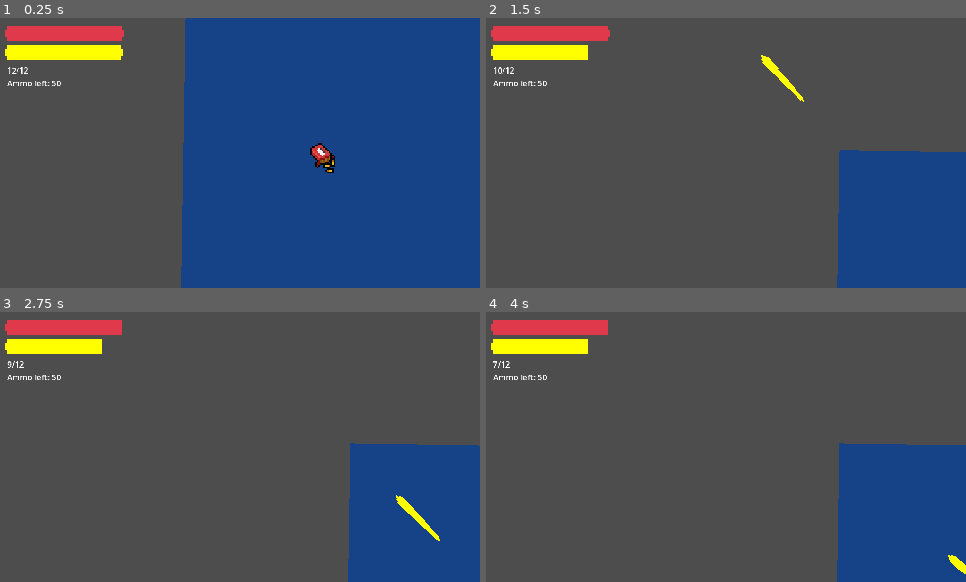
Above: before the commit, frames 1-4 (two rows, left to right).
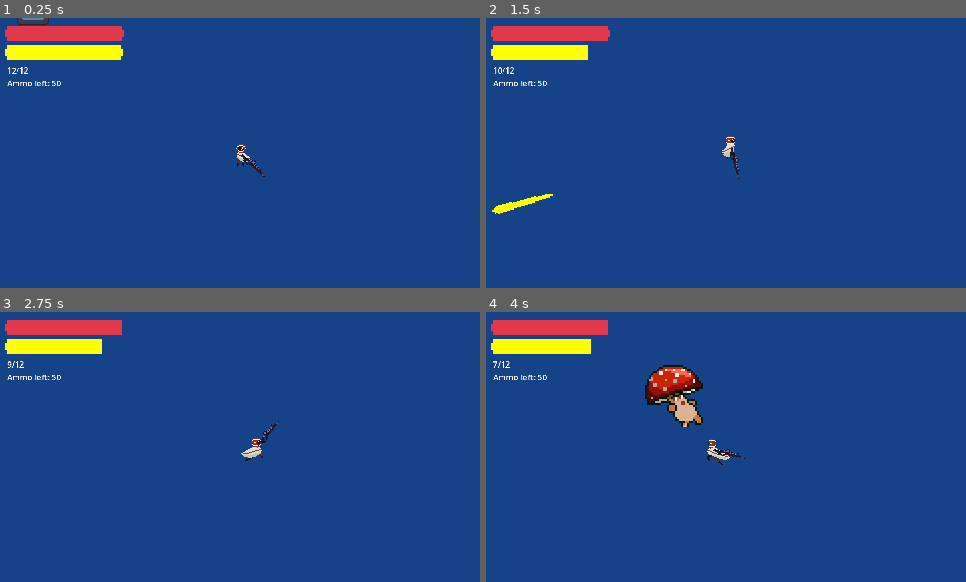
Above: after the commit, the same moments.

Repository: MettallicOnyx/Boss-Rush-Jam-Project
Game: Godot game, scene res://scenes/boss_rush_jam.tscn
Same seed, same stepped clock (60 frames per second), same inputs: the game is played once before the commit and once after it. The engine's default icon, where the game draws it, is replaced by a stand-in: a white triangle on a blue panel in a dark square.
Inputs (mouse positions are in pixels of both pictures, inside the frame that each line leads up to):
- Up to frame 1 (0.25 s): no input
- Up to frame 2 (1.5 s): tap Enter (ui_accept) at 0.5, 0.77 s; move the mouse to (831, 139) at 0.52 s; hold D (right) 0.53-1.25 s; tap Shift (dash) at 0.6 s; click (831, 139) at 0.8 s; drag from (630, 166) to (932, 242) at 1.27 s
- Up to frame 3 (2.75 s): move the mouse to (288, 387) at 2.02 s; hold D (right) from 2.03 s (still down); tap E (ability) at 2.1 s; click (288, 387) at 2.3 s
- Up to frame 4 (4 s): release D (right) at 2.75 s; drag from (702, 501) to (582, 406) at 2.77 s; move the mouse to (870, 487) at 3.52 s; hold A (left) from 3.53 s (still down); click (870, 487) at 3.6 s; tap Enter (ui_accept) at 3.77 s

The runs differ from the first frame. In frame 1, 36% of the frame differs, in the area x 0-70%, y 0-100%; in frame 2, 84%; in frame 3, 84%; in frame 4, 84%, in the area x 0-100%, y 0-100%.

Commit message:
Setting and Stamina

Diff:
--- a/scenes/boss_rush_jam.tscn
+++ b/scenes/boss_rush_jam.tscn
@@ -6,7 +6,6 @@
 [ext_resource type="PackedScene" uid="uid://c8a50jhlgwtxg" path="res://scenes/UI/stamina_bar.tscn" id="2_eo5pw"]
 [ext_resource type="Texture2D" uid="uid://cayll74qwdeg6" path="res://assets/Tilesets/Tileset1.png" id="2_jxsl0"]
 [ext_resource type="PackedScene" uid="uid://dvi7vjtya3my1" path="res://scenes/UI/settings.tscn" id="3_qxcin"]
-[ext_resource type="Script" path="res://scripts/UI/main_camera.gd" id="4_xtxtq"]
 [ext_resource type="PackedScene" uid="uid://bjjn8eh74vu41" path="res://scenes/enemies/test_dummy.tscn" id="5_b4dyp"]
 [ext_resource type="PackedScene" uid="uid://b30ogcnmvfv77" path="res://scenes/items/ammo_pickup.tscn" id="9_imqat"]
 [ext_resource type="Script" path="res://scripts/components/projectile_spawner.gd" id="9_tqdtp"]
@@ -82,12 +81,11 @@
 offset_top = 37.0
 offset_bottom = 101.0
 
-[node name="Ammo_label" parent="CanvasLayer" node_paths=PackedStringArray("gun") instance=ExtResource("2_4gufw")]
+[node name="Ammo_label" parent="CanvasLayer" instance=ExtResource("2_4gufw")]
 offset_left = 14.0
 offset_top = 93.0
 offset_right = 66.0
 offset_bottom = 116.0
-gun = NodePath("../../Player/Gun")
 
 [node name="Settings" parent="CanvasLayer" instance=ExtResource("3_qxcin")]
 offset_left = 52.0
@@ -104,10 +102,6 @@
 [node name="Player" parent="." instance=ExtResource("1_o0p3x")]
 unique_name_in_owner = true
 position = Vector2(562, 496)
-
-[node name="Main Camera" type="Camera2D" parent="."]
-position = Vector2(576, 324)
-script = ExtResource("4_xtxtq")
 
 [node name="Test Enemy" parent="." node_paths=PackedStringArray("projectile_spawner") instance=ExtResource("5_b4dyp")]
 position = Vector2(355, 352)
--- a/scenes/enemies/bosses/mantis/mantis.gd
+++ b/scenes/enemies/bosses/mantis/mantis.gd
@@ -4,9 +4,9 @@
 @onready var attack_state: Node = $FMS/attack_state
 
 
-func _physics_process(delta: float) -> void:
-	print(velocity)
+func _physics_process(_delta: float) -> void:
+	pass
 
 
-func _on_detection_area_body_entered(body: Node2D) -> void:
+func _on_detection_area_body_entered(_body: Node2D) -> void:
 	fms.on_state_transition(attack_state.name)
--- a/scenes/enemies/test_dummy.tscn
+++ b/scenes/enemies/test_dummy.tscn
@@ -1,12 +1,17 @@
-[gd_scene load_steps=6 format=3 uid="uid://bjjn8eh74vu41"]
+[gd_scene load_steps=8 format=3 uid="uid://bjjn8eh74vu41"]
 
 [ext_resource type="Script" path="res://scripts/enemies/enemy.gd" id="1_15c3l"]
 [ext_resource type="Texture2D" uid="uid://cbhsqie4hudnl" path="res://icon.svg" id="2_vjeyp"]
 [ext_resource type="PackedScene" uid="uid://blqh26hjoig70" path="res://scenes/components/hitbox_component.tscn" id="2_w58sr"]
 [ext_resource type="PackedScene" uid="uid://b2tbuhxlvvxqa" path="res://scenes/components/health_component.tscn" id="3_k36y7"]
 
+[sub_resource type="CircleShape2D" id="CircleShape2D_xw1xf"]
+radius = 68.469
+
 [sub_resource type="CircleShape2D" id="CircleShape2D_tjr8p"]
 radius = 70.0
+
+[sub_resource type="CircleShape2D" id="CircleShape2D_c4j1m"]
 
 [node name="Test Dummy" type="CharacterBody2D"]
 scale = Vector2(0.25, 0.25)
@@ -20,6 +25,9 @@
 collision_layer = 3
 collision_mask = 3
 
+[node name="CollisionShape2D" type="CollisionShape2D" parent="Damage Collision"]
+shape = SubResource("CircleShape2D_xw1xf")
+
 [node name="hitbox_component" parent="." node_paths=PackedStringArray("health_component") instance=ExtResource("2_w58sr")]
 collision_layer = 4
 collision_mask = 2
@@ -31,5 +39,8 @@
 [node name="health_component" parent="." instance=ExtResource("3_k36y7")]
 MAX_HEALTH = 100
 
+[node name="CollisionShape2D" type="CollisionShape2D" parent="."]
+shape = SubResource("CircleShape2D_c4j1m")
+
 [connection signal="body_entered" from="Damage Collision" to="." method="_on_body_entered"]
 [connection signal="body_exited" from="Damage Collision" to="." method="_on_body_exited"]
--- a/scenes/levels/base_level.tscn
+++ b/scenes/levels/base_level.tscn
@@ -1,10 +1,35 @@
-[gd_scene load_steps=2 format=3 uid="uid://bknxn7mi8k2mp"]
+[gd_scene load_steps=6 format=3 uid="uid://bknxn7mi8k2mp"]
 
+[ext_resource type="PackedScene" uid="uid://b4v3g0v1f62js" path="res://scenes/UI/health_bar.tscn" id="1_6qmop"]
 [ext_resource type="PackedScene" uid="uid://dmneubwiq5xqt" path="res://scenes/player/player.tscn" id="1_x0b7v"]
+[ext_resource type="PackedScene" uid="uid://c8a50jhlgwtxg" path="res://scenes/UI/stamina_bar.tscn" id="2_qpv1v"]
+[ext_resource type="PackedScene" uid="uid://lim4lwwce5bt" path="res://scenes/UI/ammo_label.tscn" id="3_w7g53"]
+[ext_resource type="PackedScene" uid="uid://dvi7vjtya3my1" path="res://scenes/UI/settings.tscn" id="4_hjece"]
 
 [node name="Node2D" type="Node2D"]
 
-[node name="Camera2D" type="Camera2D" parent="."]
+[node name="CanvasLayer" type="CanvasLayer" parent="."]
+scale = Vector2(0.5, 0.5)
+transform = Transform2D(0.5, 0, 0, 0.5, 0, 0)
+
+[node name="Health Bar" parent="CanvasLayer" instance=ExtResource("1_6qmop")]
+
+[node name="StaminaBar" parent="CanvasLayer" instance=ExtResource("2_qpv1v")]
+offset_top = 37.0
+offset_bottom = 101.0
+
+[node name="Ammo_label" parent="CanvasLayer" instance=ExtResource("3_w7g53")]
+offset_left = 14.0
+offset_top = 93.0
+offset_right = 66.0
+offset_bottom = 116.0
+
+[node name="Settings" parent="CanvasLayer" instance=ExtResource("4_hjece")]
+offset_left = 52.0
+offset_top = -89.0
+offset_right = 452.0
+offset_bottom = 361.0
 
 [node name="Player" parent="." instance=ExtResource("1_x0b7v")]
+unique_name_in_owner = true
 position = Vector2(-60, 76)
--- a/scenes/levels/level_1.tscn
+++ b/scenes/levels/level_1.tscn
@@ -69,10 +69,6 @@
 
 [node name="Node2D" instance=ExtResource("1_c4v47")]
 
-[node name="Camera2D" parent="." index="0"]
-position = Vector2(0, -154)
-enabled = false
-
 [node name="BaseTileMapLayer" type="TileMapLayer" parent="." index="1"]
 tile_map_data = PackedByteArray("AAD9//3/AAABAAMAAAD9//7/AAABAAMAAAD+//7/AAACAAAAAAD///7/AAABAAMAAAD/////AAABAAMAAAD//w …(15280 unchanged characters)…
 tile_set = SubResource("TileSet_my7rg")
--- a/scenes/player/player.tscn
+++ b/scenes/player/player.tscn
@@ -8,7 +8,7 @@
 [ext_resource type="PackedScene" uid="uid://pd2x0370tjpy" path="res://scenes/weapons/melee.tscn" id="6_824oh"]
 [ext_resource type="PackedScene" uid="uid://cpo88w23h0qc5" path="res://scenes/player/spin_detector.tscn" id="7_1ljt3"]
 [ext_resource type="Texture2D" uid="uid://csmgj1rf1x38f" path="res://assets/Player/player_powerup_placeholder.png" id="8_rp1a1"]
-[ext_resource type="Script" path="res://scripts/player/camera_2d.gd" id="9_y4cj0"]
+[ext_resource type="Script" path="res://scripts/player/player_camera.gd" id="9_y4cj0"]
 
 [sub_resource type="AtlasTexture" id="AtlasTexture_yu5wh"]
 atlas = ExtResource("8_rp1a1")
@@ -527,11 +527,11 @@
 [node name="Melee" parent="." instance=ExtResource("6_824oh")]
 visible = false
 
-[node name="Camera2D" type="Camera2D" parent="." node_paths=PackedStringArray("player")]
+[node name="Camera2D" type="Camera2D" parent="."]
 limit_smoothed = true
 position_smoothing_enabled = true
 script = ExtResource("9_y4cj0")
-player = NodePath("..")
 
 [connection signal="power_up_weapon" from="SpinDetector" to="Gun" method="_on_spin_detector_power_up_weapon"]
 [connection signal="shot_fired" from="Gun" to="SpinDetector" method="remove_charge"]
+[connection signal="shot_fired" from="Gun" to="Camera2D" method="_on_gun_shot_fired"]
--- a/scripts/UI/ammo_label.gd
+++ b/scripts/UI/ammo_label.gd
@@ -1,5 +1,10 @@
 extends Label
-@export var gun: Gun
+
+@onready var player: Player = %Player
+var gun: Gun
+
+func _ready() -> void:
+	gun = player.weapon_list[0]
 
 func _process(_delta: float) -> void:
 	text = str(gun.ammo_in_clip) + "/" + str(gun.clip_size) + "\nAmmo left: " + str(gun.current_ammo)
--- a/scripts/UI/main_camera.gd
+++ /dev/null
@@ -1,13 +0,0 @@
-extends Camera2D
-
-@export var shake_strength: float = 500.0
-@export var decay_speed: float = 50.0
-
-func _process(delta: float) -> void:
-	offset = lerp(offset, Vector2.ZERO, decay_speed * delta)
-
-func shake(strength: float) -> void:
-	offset = Vector2(randf_range(-strength, strength), randf_range(-strength, strength))
-
-func _on_gun_shot_fired() -> void:
-	shake(shake_strength)
--- a/scripts/UI/stamina_bar.gd
+++ b/scripts/UI/stamina_bar.gd
@@ -1,6 +1,22 @@
 extends TextureProgressBar
 
+@export var regenerate_time: float = 0.2
+@export var regenerate_delay: float = 3.0
+
 @onready var player: Player = %Player
+var is_regen: bool = false
 
-func _process(_delta: float) -> void:
+func _process(delta: float) -> void:
 	value = player.stamina
+
+	if !player.is_dashing && !is_regen:
+		await get_tree().create_timer(regenerate_delay).timeout
+		is_regen = true
+	else:
+		is_regen = false
+
+	if is_regen:
+		regenerate(delta)
+
+func regenerate(delta: float) -> void:
+	player.stamina = lerpf(player.stamina, 100.0, delta * regenerate_time)
--- a/scripts/components/gun_class.gd
+++ b/scripts/components/gun_class.gd
@@ -13,7 +13,6 @@
 func shoot_bullet(muzzle, mod = 0):
 	ammo_in_clip -= 1
 	var bullet_instance = BULLET.instantiate()
-	print(mod)
 	get_tree().root.add_child(bullet_instance)
 	bullet_instance.global_position = muzzle.global_position
 	bullet_instance.rotation = rotation
--- a/scripts/fsm/enemy_states/follow_state.gd
+++ b/scripts/fsm/enemy_states/follow_state.gd
@@ -12,7 +12,7 @@
 	if animationPlayer: animationPlayer.play("walk")
 	chase_timer.start()
 
-func onUpdate(delta):
+func onUpdate(_delta):
 	var direction = (player.global_position - enemy.global_position).normalized()
 	if direction.x < 0:
 		animationPlayer.flip_h = false
--- a/scripts/fsm/state.gd
+++ b/scripts/fsm/state.gd
@@ -12,7 +12,7 @@
 	pass
 
 #in the actual state, we'll call onUpdate inside of physics process and pass it the delta argument
-func onUpdate(delta):
+func onUpdate(_delta):
 	pass
 
 #this gets called whenever the state is exited
--- a/scripts/player/camera_2d.gd
+++ /dev/null
@@ -1,7 +0,0 @@
-extends Camera2D
-
-@export var player: Node2D  # Drag the player node here
-
-func _process(delta):
-	global_position.x = 0
-	global_position.y = clamp(player.global_position.y, -104, 5.4)
--- a/scripts/player/player.gd
+++ b/scripts/player/player.gd
@@ -15,7 +15,7 @@
 var dash_target: Vector2
 var dash_start_position: Vector2
 
-var stamina: int = 100
+var stamina: float = 100.0
 
 var current_dir = "none"
 var weapon_index: int = 0
--- /dev/null
+++ b/scripts/player/player_camera.gd
@@ -0,0 +1,21 @@
+extends Camera2D
+
+var player: Node2D
+
+@export var shake_strength: float = 20.0
+@export var decay_speed: float = 5.0
+
+func _ready() -> void:
+	player = get_parent()
+	global_position = player.global_position
+
+func _process(delta) -> void:
+	global_position.x = player.global_position.x
+	global_position.y = clamp(player.global_position.y, player.global_position.y-104, player.global_position.y+5.4)
+	offset = lerp(offset, Vector2.ZERO, decay_speed * delta)
+
+func shake(strength: float) -> void:
+	offset = Vector2(randf_range(-strength, strength), randf_range(-strength, strength))
+
+func _on_gun_shot_fired() -> void:
+	shake(shake_strength)
--- a/scripts/player/spin_detector.gd
+++ b/scripts/player/spin_detector.gd
@@ -16,7 +16,7 @@
 
 
 # Called every frame. 'delta' is the elapsed time since the previous frame.
-func _process(delta: float) -> void:
+func _process(_delta: float) -> void:
 	if power_up_in_progress:
 		#print(gun.rotation_degrees)
 		#print(last_frame_rotation)
Not shown: 1 places in scenes/boss_rush_jam.tscn that only renumber resources
